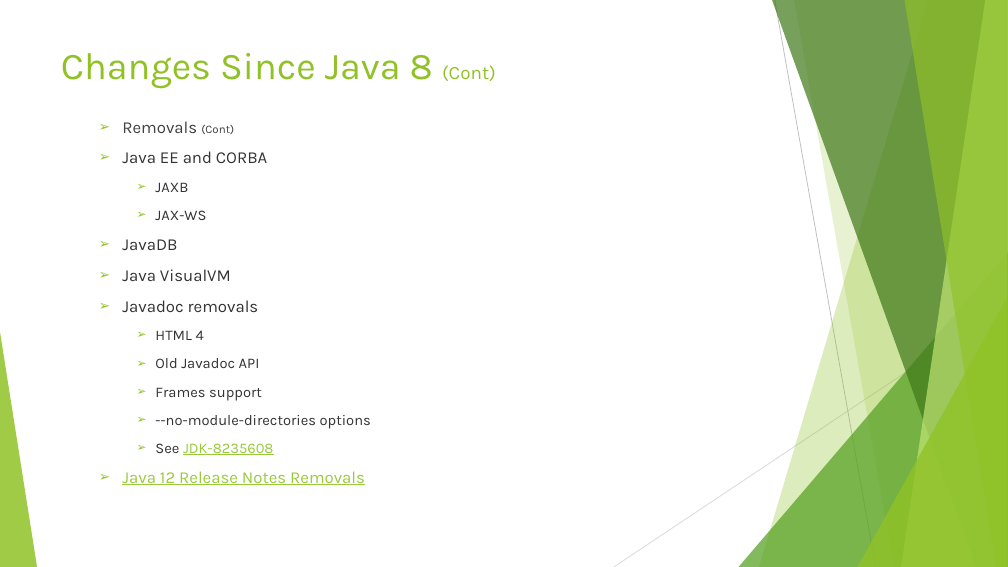
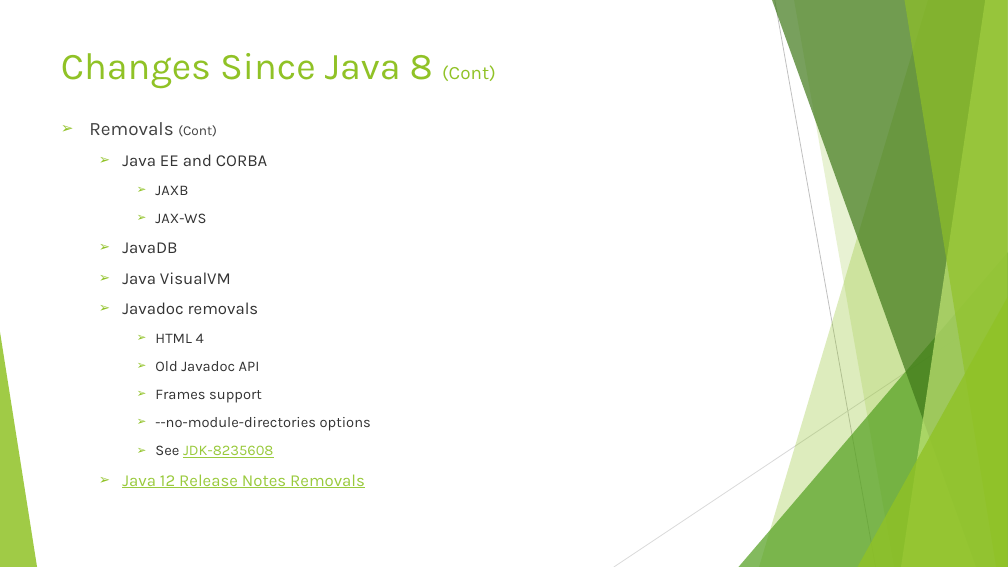
Before and after one commit to Rohan427/Qpid4Graal, a slide deck: slide 14 of doc/reference/Java_17 _Upgrade.pptx. Drawn at 1008x567 pixels with LibreOffice and Linux fonts; fonts in the diff are those of the drawing. Boxes give left, top, right and bottom in pixels: in the first picture for what was removed or moved away, otherwise in the second. Text is boxed around its words. In the diff, an @@ line names an element or a change of style, - is before the commit and + after.

Commit message:
Final version of Java 17 Upgrade PPT

```diff
--- a/doc/reference/Java_17 _Upgrade.pptx
+++ b/doc/reference/Java_17 _Upgrade.pptx
@@ text at bbox=[89, 122, 217, 137]: size 16 to 18 pt in "Removals"; size 11 to 13 pt in "(Cont)"; list level 2 to 1 in "Removals (Cont)" @@
```
Also in this commit, not shown: 7 other slides changed.
